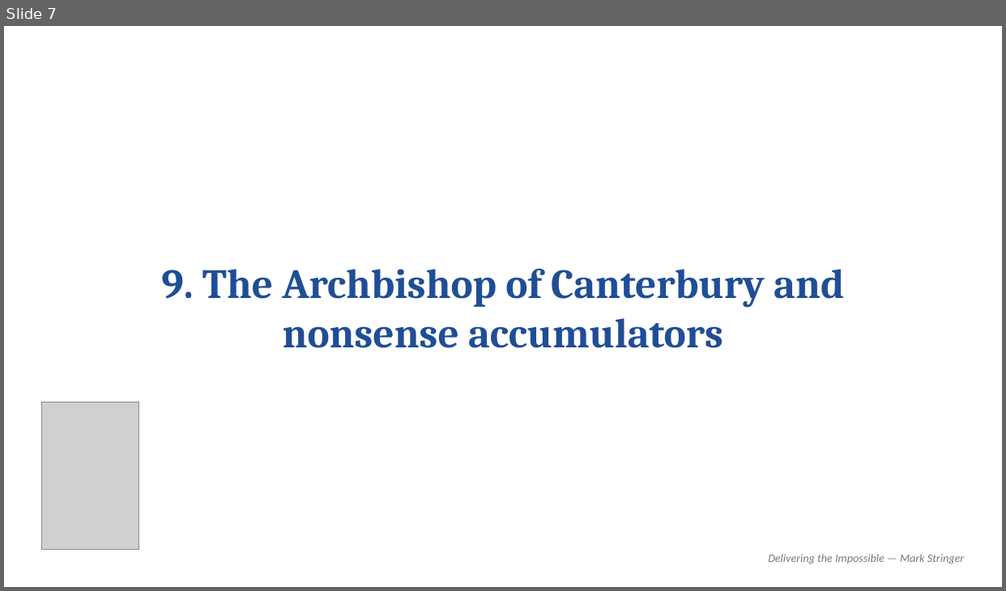
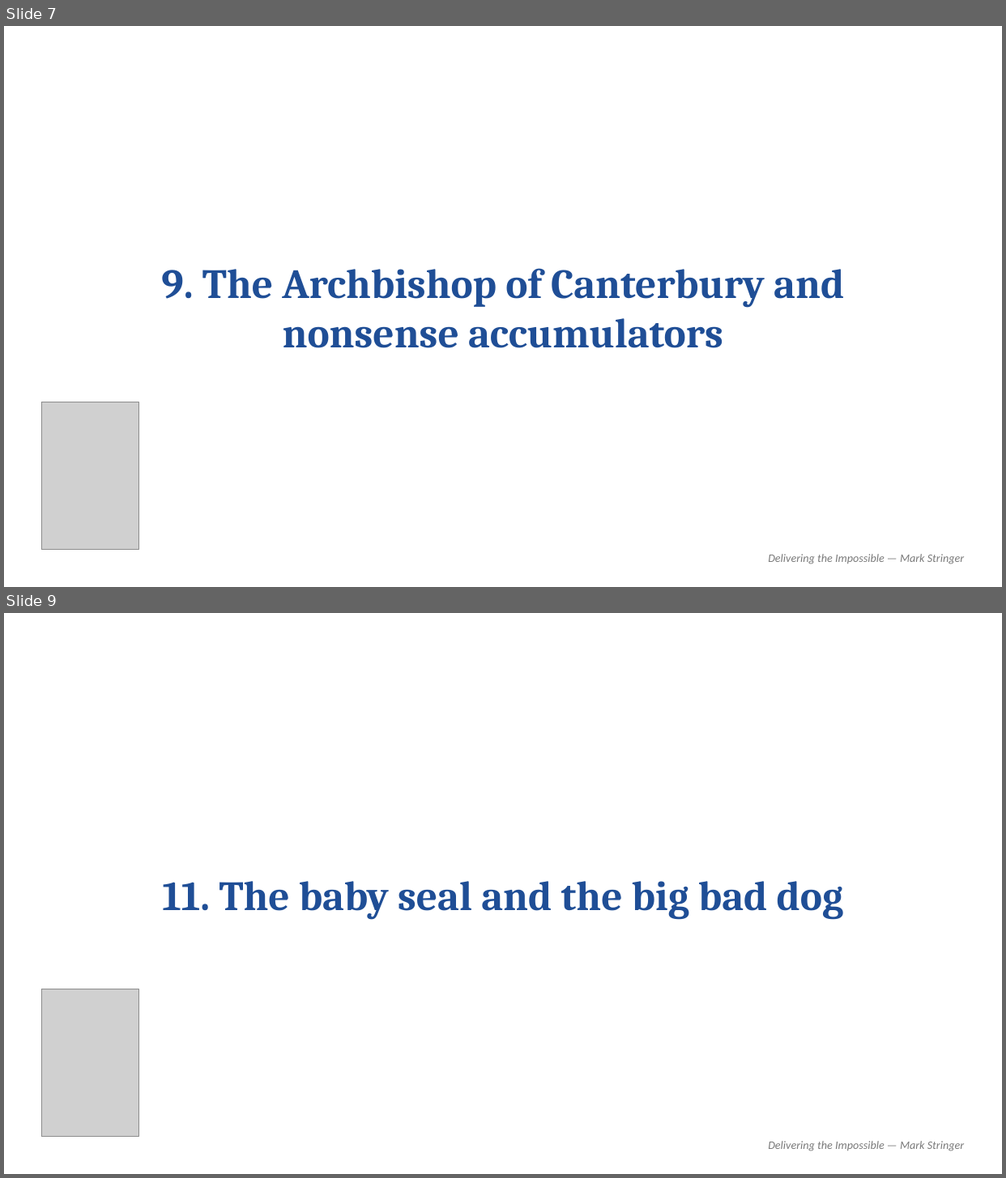
Before and after one commit to MarkStringer/MarketingControlPlane, a slide deck: templates/book-cover-slide-template.pptx. Shown one above the other, each under a label of ours: slide 7 before the commit, slides 7 and 9 after it; the slides between them are not shown. The pictures are 1006x591 and 1006x1178 pixels, drawn with LibreOffice and Linux fonts; fonts in the diff are those of the drawing; grey boxes stand for pictures. Boxes give left, top, right and bottom in pixels: in the first picture for what was removed or moved away, otherwise in the second. Text is boxed around its words. In the diff, an @@ line names an element or a change of style, - is before the commit and + after.

```diff
--- a/templates/book-cover-slide-template.pptx
+++ b/templates/book-cover-slide-template.pptx
@@ slide 9 added at (x1=4, y1=613, x2=1002, y2=1174), background #FFFFFF @@
@@ text added at (x1=162, y1=881, x2=843, y2=919), 40 pt, text #1F4E96, bold @@
+11. The baby seal and the big bad dog
@@ picture added at (x1=41, y1=990, x2=138, y2=1137) @@
@@ text added at (x1=768, y1=1141, x2=964, y2=1152), 11 pt, text #7A7A7A, italic @@
+Delivering the Impossible — Mark Stringer
```
Also in this commit, not shown: 3 other slides added.
